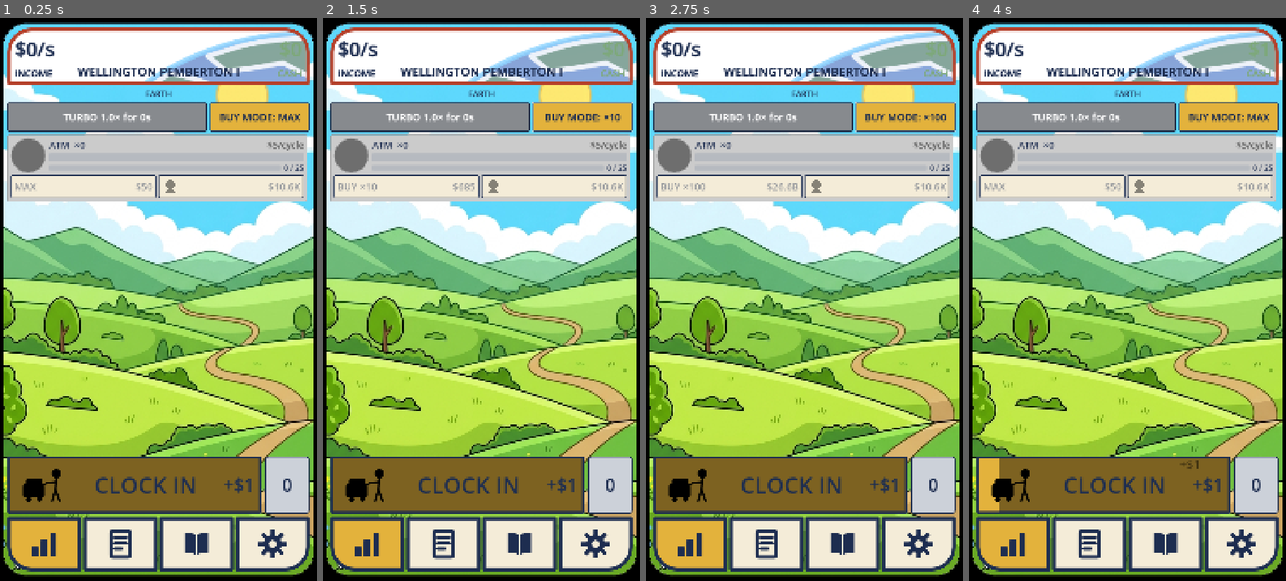
Above: before the commit, frames 1-4 (left to right).
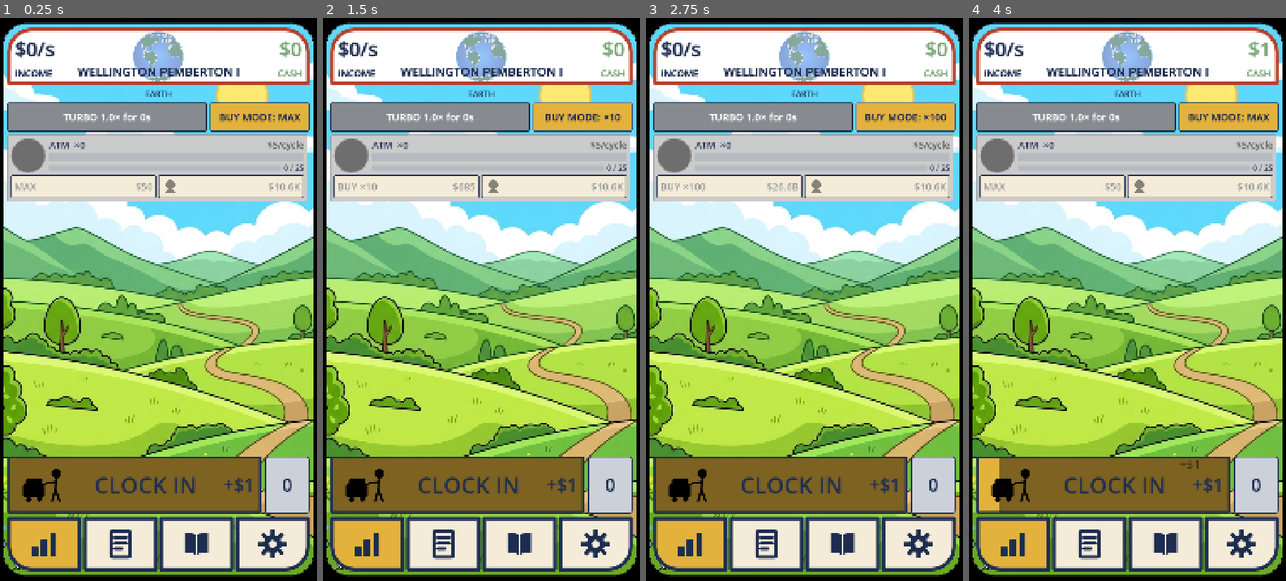
Above: after the commit, the same moments.

Repository: TimGoergen/american-tycoon
Game: Godot game, scene res://Main.tscn
Same seed, same stepped clock (60 frames per second), same inputs: the game is played once before the commit and once after it.
Inputs (mouse positions are in pixels of both pictures, inside the frame that each line leads up to):
- Up to frame 1 (0.25 s): no input
- Up to frame 2 (1.5 s): click "BUY MODE: MAX" at 0.5 s; click "BUY MODE: ×1" at 1.25 s
- Up to frame 3 (2.75 s): click "BUY MODE: ×10" at 2 s
- Up to frame 4 (4 s): click "BUY MODE: ×100" at 2.75 s; click (1102, 485) at 3.5 s

The runs differ from the first frame. In frame 1, 3.2% of the frame differs, in the area x 42-97%, y 2-12%; in frame 2, 3.2%; in frame 3, 3.2%; in frame 4, 3.2%.

Commit message:
Fix black backdrop after contact + make the income-panel globe render
Two render bugs in the epoch-background work:

1. Black play-field after first contact. The two space backdrop files were JPEG
   data saved with a .png extension, so Godot's PNG importer rejected them and the
   backdrop swapped to a null texture. Renamed them to .jpg (Godot imports JPEG
   natively) and updated the two path constants in Main.

2. No world art in the income panel. The watermark relied on (a) assigning an
   imported SVG texture to a TextureRect, which draws nothing on the GPU here even
   though the pixels are valid, and (b) clip_children for rounded corners, which
   does not work when a second clip_children group already exists in the tree (Main
   has one). Both replaced: HeroStat now bakes the watermark on the CPU from the
   image pixels into a fresh ImageTexture and rounds the corners by writing alpha
   directly. Reliable, no clip_children.

Per Tim's follow-up, the globe is now shown mostly whole and centred (fit to the
plate, zoomed out) instead of a tight upper-left-quadrant crop.

Co-Authored-By: Claude Opus 4.8 <noreply@anthropic.com>

Diff:
--- a/game/scripts/Main.gd
+++ b/game/scripts/Main.gd
@@ -807,8 +807,8 @@
 # Earth keeps the prairie; the first contact opens onto deep space; the tenth swaps to a
 # centered space composition. The space scenes cover every contact in between.
 const BACKGROUND_EARTH := "res://art/backgrounds/prairie_background.png"
-const BACKGROUND_SPACE := "res://art/backgrounds/space_background.png"
-const BACKGROUND_SPACE_CENTERED := "res://art/backgrounds/space_centered_background.png"
+const BACKGROUND_SPACE := "res://art/backgrounds/space_background.jpg"
+const BACKGROUND_SPACE_CENTERED := "res://art/backgrounds/space_centered_background.jpg"
 
 
 ## The backdrop image path for a given epoch tier. Used both to set the initial backdrop
--- a/game/scripts/ui/HeroStat.gd
+++ b/game/scripts/ui/HeroStat.gd
@@ -47,18 +47,32 @@
 ## captions keep their exact positions even though the plate outline is now shorter.
 const LABEL_LAYOUT_HEIGHT := 190
 
-# Planet backdrop (Tim, 2026-06-26): a zoomed-in crop of the UPPER-LEFT section of the
-# current planet's world image sits behind the numbers, on a plain white plate. The world
-# SVGs have a transparent background (only the globe is painted), so the white plate shows
-# around the globe and the frenzy glow can still tint it. Drawn as a faint watermark so the
-# navy/green numerals stay readable on top.
+# Planet backdrop (Tim, 2026-06-26): the current planet's world image sits behind the numbers
+# on a plain white plate, shown mostly whole and centred (zoomed out enough to read as a globe,
+# not a close-up of one spot). The world SVGs have a transparent background (only the globe is
+# painted), so the white plate shows around the globe and the frenzy glow can still tint it.
+# Drawn as a faint watermark so the navy/green numerals stay readable on top.
 #
-# REGION_FRACTION picks how much of the source image's top-left we crop to (0.5 = exactly the
-# upper-left quadrant, i.e. the top-left quarter); a smaller value zooms in tighter. WATERMARK_ALPHA
-# fades the globe so it reads as a background, not a foreground graphic. Both are art-direction
-# knobs for Tim to eyeball — change them, not the layout code.
-const PLANET_REGION_FRACTION := 0.5
+# We BAKE the watermark into a fresh ImageTexture in code rather than letting a TextureRect crop
+# and clip it. Two reasons, both learned the hard way (2026-06-26):
+#   1. The world art is an imported SVG. Assigning that imported texture (or an AtlasTexture over
+#      it) to a TextureRect draws nothing on the GPU here, even though the pixels are valid — so
+#      we read them with get_image() and rebuild the texture, which draws reliably.
+#   2. Godot's clip_children (the rounded-corner stencil trick Main uses for its backdrop) does
+#      not work when a SECOND clip_children group exists elsewhere in the tree (Main already has
+#      one). So we round the corners by writing transparency into the image's own alpha instead.
+#
+# FILL_FRACTION is how much of the plate the globe fills once scaled to fit (1.0 = as large as
+# fits with the whole globe still visible; smaller leaves a margin). WATERMARK_ALPHA fades the
+# globe so it reads as a background, not a foreground graphic. Both are art-direction knobs for
+# Tim to eyeball — change them, not the layout code.
+const PLANET_FILL_FRACTION := 1.0
 const PLANET_WATERMARK_ALPHA := 0.6
+# Corner rounding baked into the watermark, in pixels. Matches the white plate's own corners as
+# seen at the content rect: the plate rounds its TOP corners by SCREEN_CORNER_RADIUS and its
+# bottom corners only slightly, and the content sits ~12px (the border) inside that.
+const PLANET_CORNER_RADIUS_TOP := UiPalette.SCREEN_CORNER_RADIUS - 12
+const PLANET_CORNER_RADIUS_BOTTOM := 4
 # Tier (1-based, EpochCatalog) -> world image. Index 0 is unused so the array is tier-aligned.
 const PLANET_IMAGE_PATHS := [
 	"",
@@ -71,6 +85,7 @@
 ]
 var _planet_image: TextureRect
 var _shown_planet_tier := 0  # which tier's image is currently loaded (0 = none yet)
+var _baked_planet_size := Vector2i.ZERO  # plate size the current watermark was baked for
 
 # The brightness flash briefly lifts the whole panel toward white and eases back.
 # Multiplying modulate (rather than tinting the background) keeps the hue exactly
@@ -117,32 +132,19 @@
 	add_theme_stylebox_override("panel", style)
 	_panel_style = style  # kept so the frenzy glow can pulse its background
 
-	# Planet backdrop, BEHIND the labels. A PanelContainer sizes every child to the same
-	# interior rect, and draw order follows child order, so adding this mask before _content
-	# puts it behind the numbers. The mask is a rounded rectangle used purely as a stencil
-	# (clip_children ONLY draws its children where the mask is opaque, and never paints the
-	# mask itself), so the square planet image is clipped to the plate's rounded corners —
-	# the same trick Main uses for the prairie background. The corners are inset slightly from
-	# the plate's so the image tucks just inside the red frame.
-	var planet_mask := Panel.new()
-	var mask_style := StyleBoxFlat.new()
-	mask_style.bg_color = Color.WHITE  # only this shape's alpha matters — it is the stencil
-	mask_style.corner_radius_top_left = UiPalette.SCREEN_CORNER_RADIUS - 12
-	mask_style.corner_radius_top_right = UiPalette.SCREEN_CORNER_RADIUS - 12
-	mask_style.corner_radius_bottom_left = 4
-	mask_style.corner_radius_bottom_right = 4
-	planet_mask.add_theme_stylebox_override("panel", mask_style)
-	planet_mask.clip_children = CanvasItem.CLIP_CHILDREN_ONLY
-	planet_mask.mouse_filter = Control.MOUSE_FILTER_IGNORE
-	add_child(planet_mask)
-
+	# Planet backdrop, BEHIND the labels. The PanelContainer draws its own white plate first, then
+	# its children in order, so adding this image before _content puts the watermark between the
+	# plate and the numbers. The container sizes this child to the plate's interior rect; we bake
+	# a texture to exactly that size (see _refresh_planet_watermark), so STRETCH_SCALE fills it
+	# 1:1 with the cropping and rounded corners already baked in. EXPAND_IGNORE_SIZE keeps the
+	# huge source image from inflating the panel's minimum size.
 	_planet_image = TextureRect.new()
 	_planet_image.set_anchors_preset(Control.PRESET_FULL_RECT)
-	# COVERED fills the wide plate with the cropped upper-left region, scaling it up (the zoom).
-	_planet_image.stretch_mode = TextureRect.STRETCH_KEEP_ASPECT_COVERED
+	_planet_image.expand_mode = TextureRect.EXPAND_IGNORE_SIZE
+	_planet_image.stretch_mode = TextureRect.STRETCH_SCALE
 	_planet_image.modulate = Color(1, 1, 1, PLANET_WATERMARK_ALPHA)
 	_planet_image.mouse_filter = Control.MOUSE_FILTER_IGNORE
-	planet_mask.add_child(_planet_image)
+	add_child(_planet_image)
 
 	# Free-form layer the labels are pinned within. Its minimum height drives the
 	# whole panel's height (PanelContainer grows to fit it plus the stylebox margins).
@@ -209,11 +211,27 @@
 
 
 ## Show the current planet's world image (1-based EpochCatalog tier). Main calls this every
-## frame; we only rebuild the cropped texture when the tier actually changes, so it is cheap.
+## frame; the watermark is only re-baked when the tier (or the plate size) actually changes,
+## so the cost falls only on a first contact, not every frame.
 func set_planet_tier(tier: int) -> void:
-	if tier == _shown_planet_tier:
-		return
-	_shown_planet_tier = tier
+	if tier != _shown_planet_tier:
+		_shown_planet_tier = tier
+		_baked_planet_size = Vector2i.ZERO  # tier changed -> force a re-bake on the next refresh
+	_refresh_planet_watermark()
+
+
+## Build (or rebuild) the baked watermark texture if the tier or the plate size has changed.
+## Called from set_planet_tier and from _process, since the plate's real size is not known until
+## the container has laid this control out (the very first call usually has a zero size).
+func _refresh_planet_watermark() -> void:
+	var plate_size := Vector2i(_planet_image.size)
+	if plate_size.x <= 0 or plate_size.y <= 0:
+		return  # not laid out yet — try again next frame
+	if plate_size == _baked_planet_size:
+		return  # already baked for this tier and size
+	_baked_planet_size = plate_size
+
+	var tier := _shown_planet_tier
 	if tier < 1 or tier >= PLANET_IMAGE_PATHS.size():
 		_planet_image.texture = null
 		return
@@ -221,16 +239,70 @@
 	if source == null:
 		_planet_image.texture = null
 		return
-	# Crop to the image's UPPER-LEFT corner (an AtlasTexture is just "show this sub-rectangle
-	# of the source"); the TextureRect's COVERED stretch then scales that crop up to fill the
-	# plate, which is what "zoomed in" means here.
-	var region := AtlasTexture.new()
-	region.atlas = source
-	region.region = Rect2(
-		Vector2.ZERO,
-		source.get_size() * PLANET_REGION_FRACTION
+	_planet_image.texture = _bake_planet_watermark(source.get_image(), plate_size)
+
+
+## Turn a world image into the plate-sized, rounded, zoomed watermark texture. Done on the CPU
+## (see the class header for why we copy pixels instead of using the imported texture directly).
+func _bake_planet_watermark(full_image: Image, plate_size: Vector2i) -> ImageTexture:
+	# 1. Frame the globe itself: crop away the SVG's transparent padding so we work with just the
+	# painted planet. get_used_rect() is the bounding box of the non-transparent pixels (the memory
+	# note on texture sizing: always use it, the canvas carries varying transparent padding).
+	var globe := full_image.get_region(full_image.get_used_rect())
+
+	# 2. Scale the WHOLE globe to fit inside the plate (contain, preserving aspect) so most/all of
+	# it stays visible rather than zooming into one spot. The plate is far wider than it is tall,
+	# so this fits the globe to the height and centres it, leaving the sides clear.
+	var fit_scale := minf(
+		float(plate_size.x) / globe.get_width(),
+		float(plate_size.y) / globe.get_height()
+	) * PLANET_FILL_FRACTION
+	var globe_size := Vector2i(
+		maxi(1, int(globe.get_width() * fit_scale)),
+		maxi(1, int(globe.get_height() * fit_scale))
 	)
-	_planet_image.texture = region
+	globe.resize(globe_size.x, globe_size.y, Image.INTERPOLATE_BILINEAR)
+	globe.convert(Image.FORMAT_RGBA8)  # ensure an alpha channel for the transparent surround
+
+	# 3. Compose the globe, centred, onto a transparent plate-sized canvas. The transparent
+	# surround lets the white plate (and the frenzy glow) show around the planet.
+	var watermark := Image.create(plate_size.x, plate_size.y, false, Image.FORMAT_RGBA8)
+	watermark.fill(Color(0, 0, 0, 0))
+	var center_offset := (plate_size - globe_size) / 2
+	watermark.blit_rect(globe, Rect2i(Vector2i.ZERO, globe_size), center_offset)
+
+	# 4. Round the corners by clearing the alpha outside the rounded rectangle, so the watermark
+	# matches the white plate's curved corners (clip_children can't do this here — see the header).
+	_clear_rounded_corners(watermark)
+	return ImageTexture.create_from_image(watermark)
+
+
+## Set alpha to 0 on the pixels of each corner that fall outside the rounded rectangle, matching
+## the plate (large top corners, tiny bottom corners). Only the small corner boxes are scanned.
+func _clear_rounded_corners(image: Image) -> void:
+	var w := image.get_width()
+	var h := image.get_height()
+	var corners := [
+		{"radius": PLANET_CORNER_RADIUS_TOP, "center": Vector2i(PLANET_CORNER_RADIUS_TOP, PLANET_CORNER_RADIUS_TOP), "dir": Vector2i(-1, -1)},
+		{"radius": PLANET_CORNER_RADIUS_TOP, "center": Vector2i(w - PLANET_CORNER_RADIUS_TOP, PLANET_CORNER_RADIUS_TOP), "dir": Vector2i(1, -1)},
+		{"radius": PLANET_CORNER_RADIUS_BOTTOM, "center": Vector2i(PLANET_CORNER_RADIUS_BOTTOM, h - PLANET_CORNER_RADIUS_BOTTOM), "dir": Vector2i(-1, 1)},
+		{"radius": PLANET_CORNER_RADIUS_BOTTOM, "center": Vector2i(w - PLANET_CORNER_RADIUS_BOTTOM, h - PLANET_CORNER_RADIUS_BOTTOM), "dir": Vector2i(1, 1)},
+	]
+	for corner in corners:
+		var radius: int = corner["radius"]
+		var center: Vector2i = corner["center"]
+		var dir: Vector2i = corner["dir"]
+		# Walk only the corner's square; a pixel that sits in the outward quadrant AND beyond the
+		# radius from the arc's centre is outside the rounded edge, so we make it transparent.
+		for offset_y in range(radius):
+			for offset_x in range(radius):
+				var pixel := center + Vector2i(dir.x * offset_x, dir.y * offset_y)
+				if pixel.x < 0 or pixel.y < 0 or pixel.x >= w or pixel.y >= h:
+					continue
+				if Vector2(offset_x, offset_y).length() > radius:
+					var color := image.get_pixel(pixel.x, pixel.y)
+					color.a = 0.0
+					image.set_pixel(pixel.x, pixel.y, color)
 
 
 ## Announce a purchase: a mild flash (a soft brightness pulse). No color change and
Binary file added: game/art/backgrounds/space_background.jpg
Binary file added: game/art/backgrounds/space_centered_background.jpg
